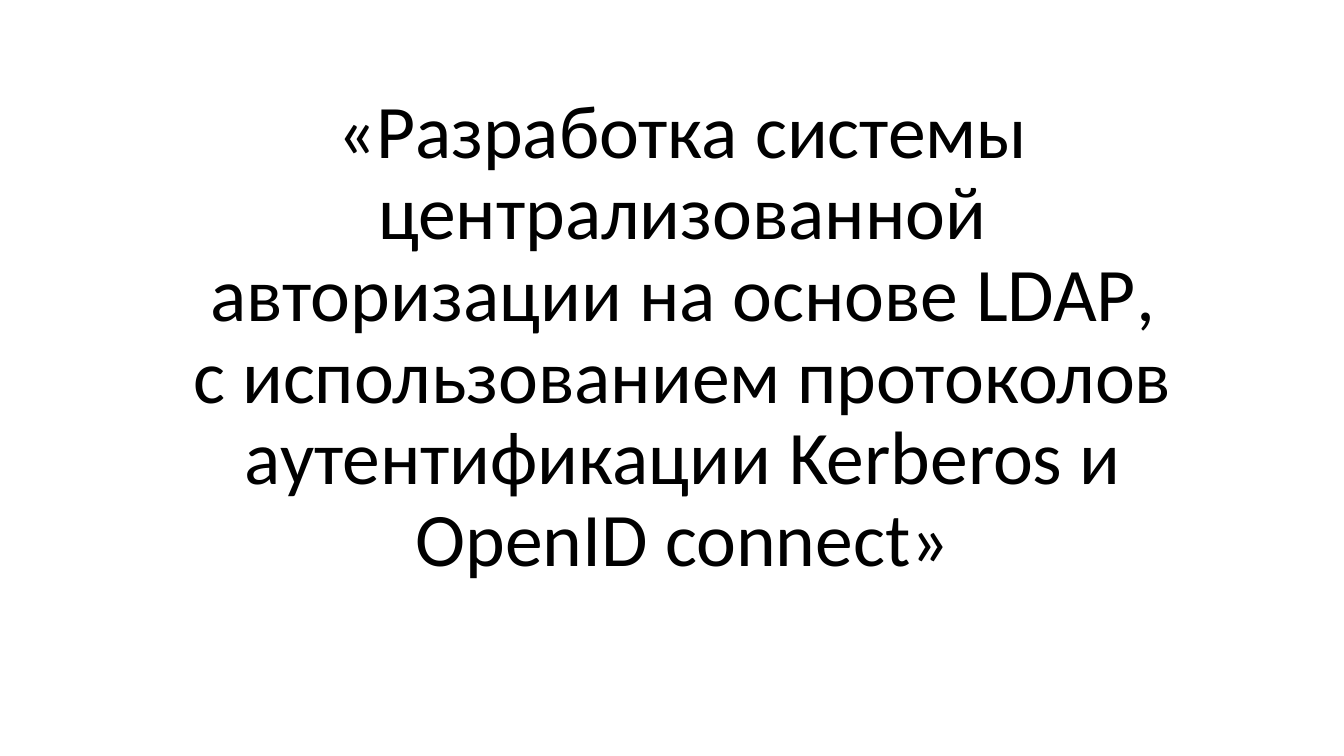
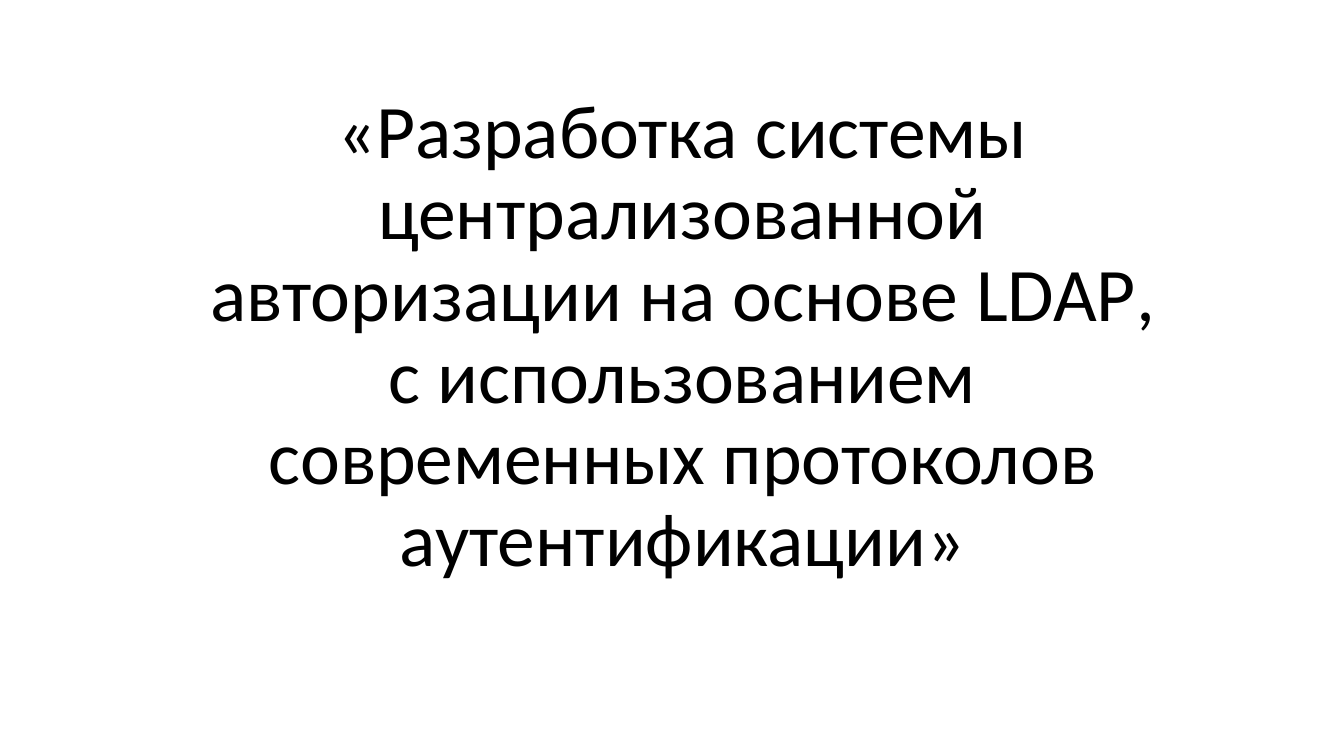
Before and after one commit to KozinOleg97/diplom, a slide deck: slide 1 of Vkr_p2.pptx. Drawn at 1344x756 pixels with LibreOffice and Linux fonts; fonts in the diff are those of the drawing. Boxes give left, top, right and bottom in pixels: in the first picture for what was removed or moved away, otherwise in the second. Text is boxed around its words. In the diff, an @@ line names an element or a change of style, - is before the commit and + after.

```diff
--- a/Vkr_p2.pptx
+++ b/Vkr_p2.pptx
@@ title at (x1=210, y1=106, x2=1155, y2=579): text changed @@
-«Разработка системы централизованной авторизации на основе LDAP, с использованием протоколов аутентификации Kerberos и OpenID connect»
+«Разработка системы централизованной авторизации на основе LDAP, с использованием современных протоколов аутентификации»
```
Also in this commit, not shown: 11 other slides changed, 6 slides added, 2 slides removed, 1 other file.
